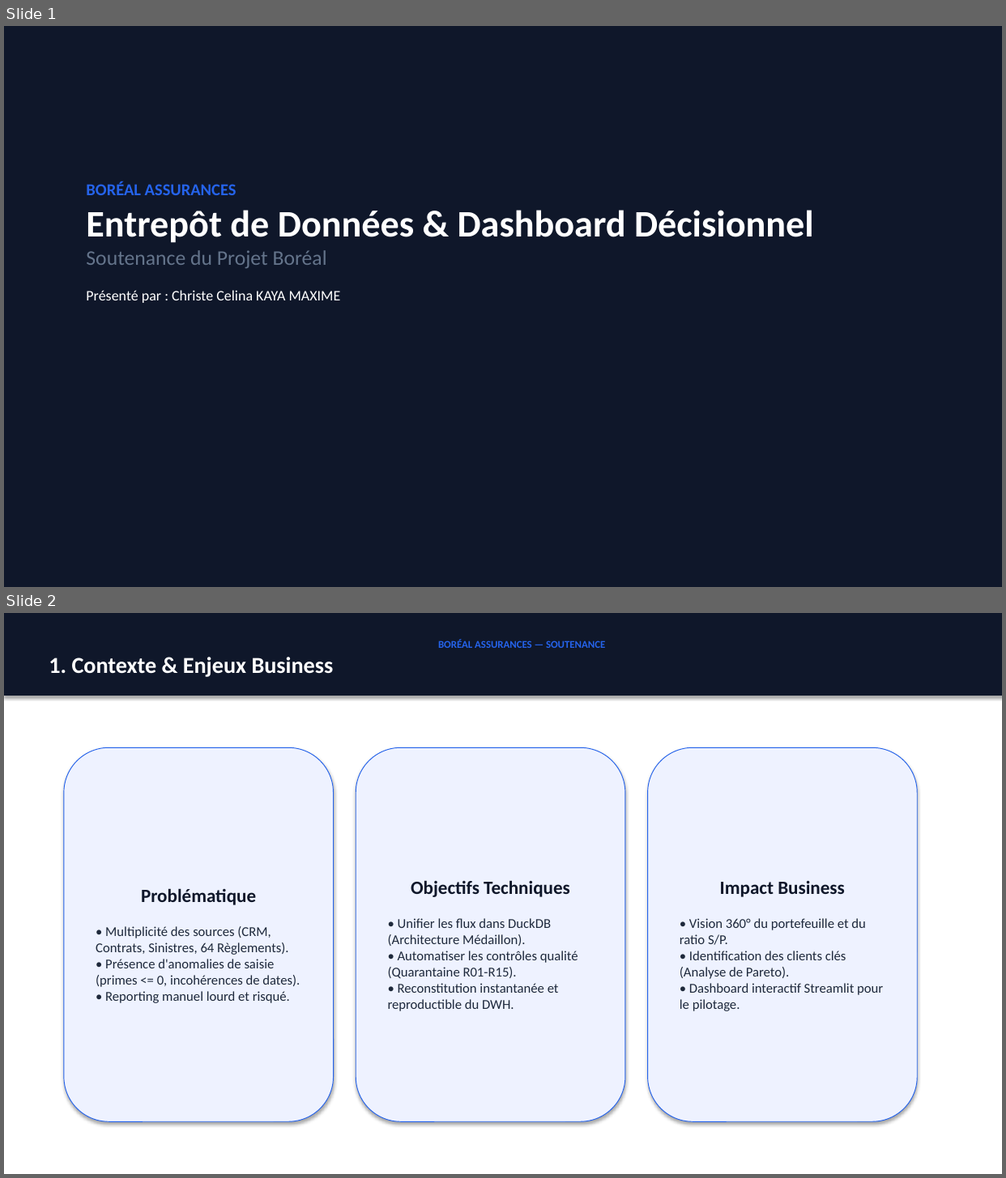
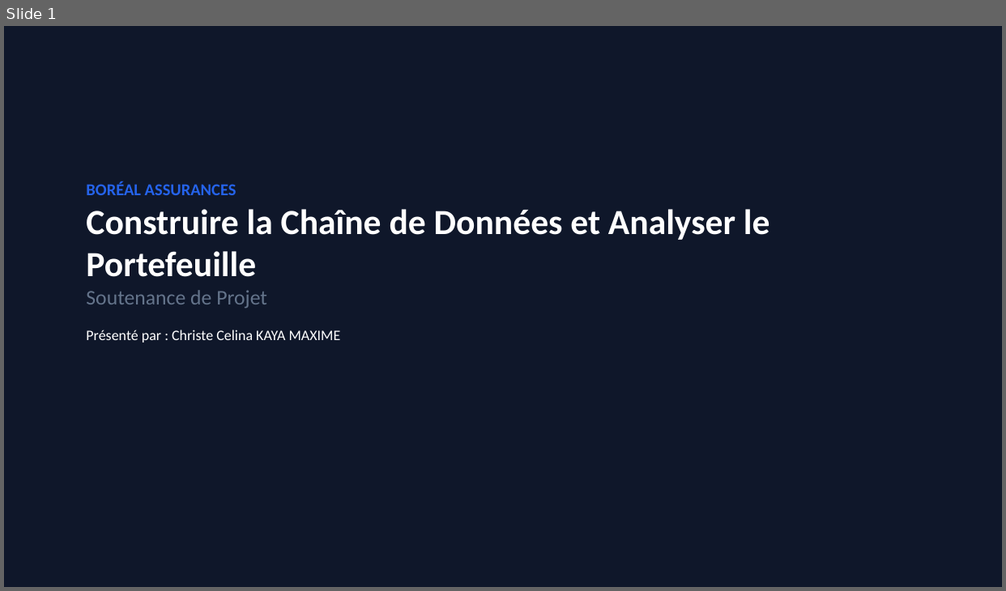
Before and after one commit to kmcc2001/projet_boreal_assurances, a slide deck: KAYA_Boreal_Presentation.pptx. Shown one above the other, each under a label of ours: slides 1 and 2 before the commit, slide 1 after it. The pictures are 1006x1178 and 1006x591 pixels, drawn with LibreOffice and Linux fonts; fonts in the diff are those of the drawing. Boxes give left, top, right and bottom in pixels: in the first picture for what was removed or moved away, otherwise in the second. Text is boxed around its words. In the diff, an @@ line names an element or a change of style, - is before the commit and + after.

Commit message:
Finalisation su projet

```diff
--- a/KAYA_Boreal_Presentation.pptx
+++ b/KAYA_Boreal_Presentation.pptx
@@ slide 2 removed at <box>4,613,1002,1174</box>, background #FFFFFF @@
@@ rectangle removed at <box>4,613,1002,696</box> @@
-BORÉAL ASSURANCES — SOUTENANCE
-1. Contexte & Enjeux Business
@@ rounded rectangle removed at <box>64,747,334,1122</box> @@
-Problématique
-• Multiplicité des sources (CRM, Contrats, Sinistres, 64 Règlements).
-• Présence d'anomalies de saisie (primes <= 0, incohérences de dates).
-• Reporting manuel lourd et risqué.
@@ rounded rectangle removed at <box>356,747,625,1122</box> @@
-Objectifs Techniques
-• Unifier les flux dans DuckDB (Architecture Médaillon).
-• Automatiser les contrôles qualité (Quarantaine R01-R15).
-• Reconstitution instantanée et reproductible du DWH.
@@ rounded rectangle removed at <box>648,747,918,1122</box> @@
-Impact Business
-• Vision 360° du portefeuille et du ratio S/P.
-• Identification des clients clés (Analyse de Pareto).
-• Dashboard interactif Streamlit pour le pilotage.
@@ slide 1 changed as well @@
@@ text at <box>86,209,770,308</box>: text changed; size 36 to 34 pt @@
-Entrepôt de Données & Dashboard Décisionnel
-Soutenance du Projet Boréal
+Construire la Chaîne de Données et Analyser le Portefeuille
+Soutenance de Projet
```
Also in this commit, not shown: 1 other slide changed, 5 slides added, 4 other slides removed, 9 other files.
